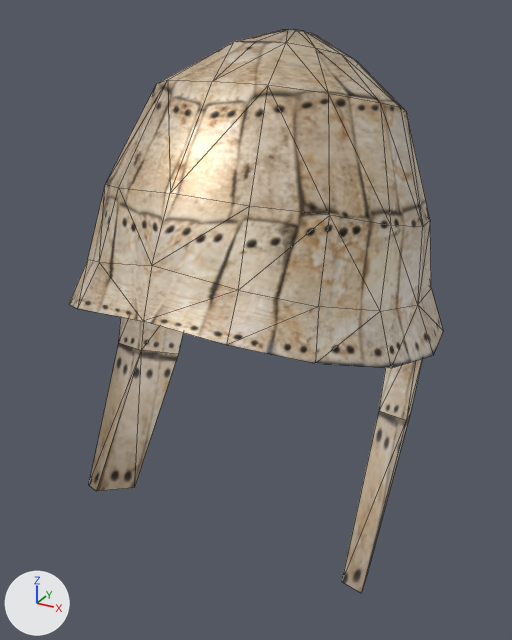
Renders of the COLLADA model art/meshes/props/helmets/boar_tusk_helmet.dae from each side of a commit.
Camera for both pictures: a 50 mm camera at (0.01061, -0.02053, 0.01894) aimed at (-0.00018, -0.00092, 0.00913). Lighting does not change. The marker at lower left points along +X, +Y and +Z. The picture after the commit comes second. Mesh edges are drawn as thin lines.

The first picture shows 'boar_tusk_helmet.001'.
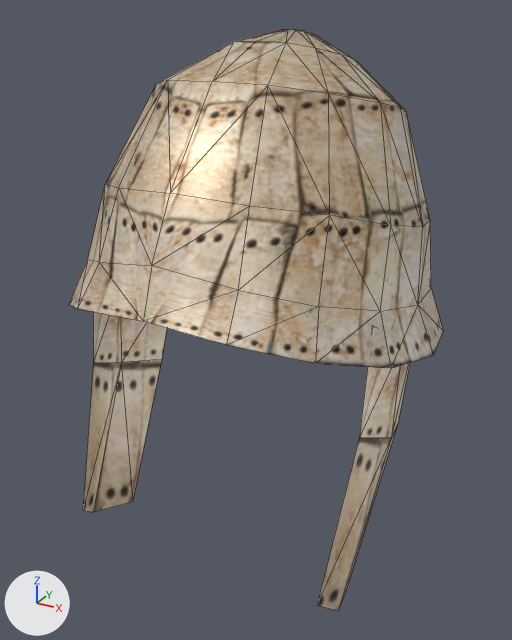
Location of each change, [x1, y1, x2, y2] in pixels of the pictures (512 x 640 px; the box of a moved part takes in the faces that stretch with it):
'boar_tusk_helmet.001', reshaped: before [69, 29, 443, 593]; after [69, 29, 443, 611]
part 1 of me_esfera_002, moved or reshaped: before [88, 317, 183, 491]; after [83, 312, 167, 512]
part 2 of me_esfera_002, moved or reshaped: before [342, 358, 423, 593]; after [317, 325, 410, 611]

Patch to the scene script:
```diff
--- a/art/meshes/props/helmets/boar_tusk_helmet.dae.py
+++ b/art/meshes/props/helmets/boar_tusk_helmet.dae.py
@@ me_esfera_002 @@
 me_esfera_002.from_pydata(...)  # 114 vertices, 190 faces; spans x -0.006..0.006, y -0.0073..0.0063, z 0.0013..0.0183
 # used by ob_boar_tusk_helmet_001; location = (0.0, 0.0, 0.0)
-me_esfera_002.vertices[0].co = (-0.0049, 0.0026, 0.0087)
-me_esfera_002.vertices[1].co = (-0.0049, -0.0017, 0.0111)
-me_esfera_002.vertices[2].co = (-0.0053, -0.0001, 0.0098)
-me_esfera_002.vertices[6].co = (-0.0049, 0.0011, 0.0058)  # pixel (178, 354)
-me_esfera_002.vertices[7].co = (-0.0049, -0.0026, 0.0079)  # pixel (118, 342)
-me_esfera_002.vertices[8].co = (-0.0053, -0.0008, 0.0067)  # pixel (141, 350)
-me_esfera_002.vertices[12].co = (-0.0049, -0.0024, 0.0013)  # pixel (134, 487)
-me_esfera_002.vertices[13].co = (-0.0049, -0.0049, 0.0031)  # pixel (88, 484)
-me_esfera_002.vertices[14].co = (-0.0053, -0.0041, 0.0022)  # pixel (96, 491)
-me_esfera_002.vertices[3].co = (0.0049, 0.0026, 0.0087)
-me_esfera_002.vertices[4].co = (0.0049, -0.0017, 0.0111)
-me_esfera_002.vertices[5].co = (0.0053, -0.0001, 0.0098)
-me_esfera_002.vertices[9].co = (0.0049, 0.0011, 0.0058)  # pixel (410, 414)
-me_esfera_002.vertices[10].co = (0.0049, -0.0026, 0.0079)  # pixel (378, 410)
-me_esfera_002.vertices[11].co = (0.0053, -0.0008, 0.0067)  # pixel (406, 420)
-me_esfera_002.vertices[15].co = (0.0049, -0.0024, 0.0013)  # pixel (367, 574)
-me_esfera_002.vertices[16].co = (0.0049, -0.0049, 0.0031)  # pixel (341, 581)
-me_esfera_002.vertices[17].co = (0.0053, -0.0041, 0.0022)  # pixel (361, 593)
+# me_esfera_002 part 1
+me_esfera_002.vertices[0].co = (-0.0049, 0.001, 0.0092)
+me_esfera_002.vertices[1].co = (-0.0049, -0.0036, 0.0111)
+me_esfera_002.vertices[2].co = (-0.0053, -0.0018, 0.0099)
+me_esfera_002.vertices[6].co = (-0.0049, -0.0002, 0.0061)  # pixel (161, 359)
+me_esfera_002.vertices[7].co = (-0.0049, -0.004, 0.0077)  # pixel (93, 362)
+me_esfera_002.vertices[8].co = (-0.0053, -0.0021, 0.0068)  # pixel (121, 362)
+me_esfera_002.vertices[12].co = (-0.0045, -0.003, 0.0013)  # pixel (132, 501)
+me_esfera_002.vertices[13].co = (-0.0045, -0.0057, 0.0027)  # pixel (82, 510)
+me_esfera_002.vertices[14].co = (-0.0049, -0.0048, 0.0019)  # pixel (93, 512)
+# me_esfera_002 part 2
+me_esfera_002.vertices[3].co = (0.0049, 0.001, 0.0092)
+me_esfera_002.vertices[4].co = (0.0049, -0.0036, 0.0111)  # pixel (372, 325)
+me_esfera_002.vertices[5].co = (0.0053, -0.0018, 0.0099)
+me_esfera_002.vertices[9].co = (0.0049, -0.0002, 0.0061)  # pixel (398, 422)
+me_esfera_002.vertices[10].co = (0.0049, -0.004, 0.0077)  # pixel (359, 437)
+me_esfera_002.vertices[11].co = (0.0053, -0.0021, 0.0068)  # pixel (391, 437)
+me_esfera_002.vertices[15].co = (0.0045, -0.003, 0.0013)  # pixel (348, 584)
+me_esfera_002.vertices[16].co = (0.0045, -0.0057, 0.0027)  # pixel (316, 605)
+me_esfera_002.vertices[17].co = (0.0049, -0.0048, 0.0019)  # pixel (338, 610)
 me_esfera_002.materials.append(mat_render_001)
```
